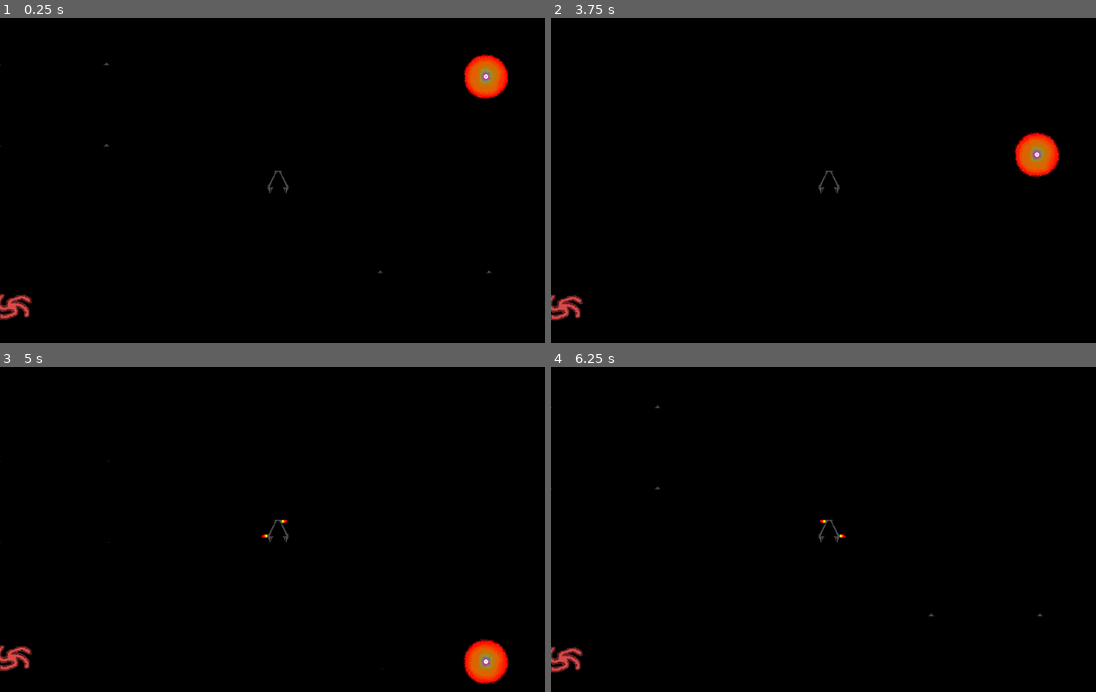
Above: before the commit, frames 1-4 (two rows, left to right).
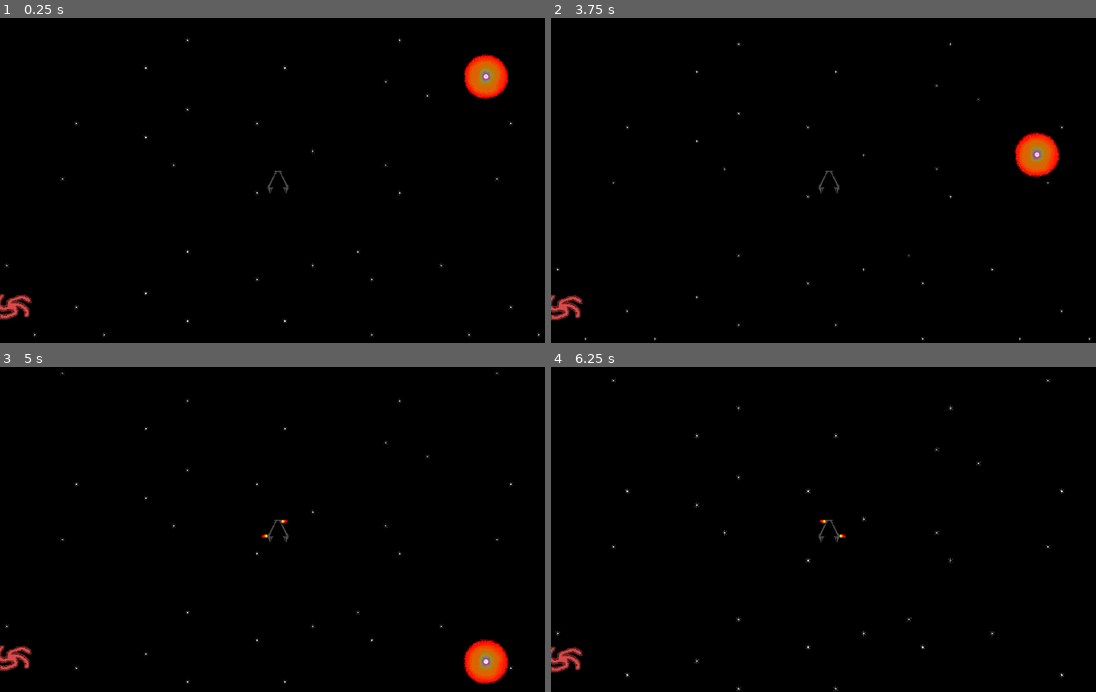
Above: after the commit, the same moments.

Repository: 8Mobius8/NuttySpace
Game: Godot game, scene res://Main.tscn
Same seed, same stepped clock (60 frames per second), same inputs: the game is played once before the commit and once after it.
Inputs:
- Up to frame 1 (0.25 s): no input
- Up to frame 2 (3.75 s): tap Enter at 0.5 s; hold Right (ui_right) 0.53-1.28 s; hold Left (ui_left) 1.28-2.03 s; tap Space at 2 s; hold Right (ui_right) 2.03-2.78 s; hold Up (ui_up) 2.78-3.53 s; hold Left (ui_left) from 3.53 s (still down)
- Up to frame 3 (5 s): keep holding Left (ui_left)
- Up to frame 4 (6.25 s): release Left (ui_left) at 5.78 s; hold Right (ui_right) from 5.78 s (still down)

The runs differ from the first frame. In frame 1, 0.2% of the frame differs, in the area x 0-100%, y 5-99%; in frame 2, 0.1%; in frame 3, 0.1%; in frame 4, 0.2%, in the area x 0-95%, y 3-100%.

Commit message:
Parallax background

Diff:
--- a/SpaceBackground.tscn
+++ b/SpaceBackground.tscn
@@ -11,26 +11,11 @@
 0/texture = ExtResource( 1 )
 0/tex_offset = Vector2( 0, 0 )
 0/modulate = Color( 1, 1, 1, 1 )
-0/region = Rect2( 0, 0, 128, 128 )
-0/tile_mode = 1
-0/autotile/bitmask_mode = 0
-0/autotile/bitmask_flags = [  ]
-0/autotile/icon_coordinate = Vector2( 0, 0 )
-0/autotile/tile_size = Vector2( 32, 32 )
-0/autotile/spacing = 0
-0/autotile/occluder_map = [  ]
-0/autotile/navpoly_map = [  ]
-0/autotile/priority_map = [  ]
-0/autotile/z_index_map = [  ]
+0/region = Rect2( 0, 0, 0, 0 )
+0/tile_mode = 0
 0/occluder_offset = Vector2( 0, 0 )
 0/navigation_offset = Vector2( 0, 0 )
-0/shapes = [ {
-"autotile_coord": Vector2( 0, 0 ),
-"one_way": false,
-"one_way_margin": 1.0,
-"shape": null,
-"shape_transform": Transform2D( 1, 0, 0, 1, 0, 0 )
-} ]
+0/shapes = [  ]
 0/z_index = 0
 
 [node name="SpaceBackground" type="ParallaxBackground"]
@@ -47,15 +32,19 @@
 
 [node name="Twinkles" type="ParallaxLayer" parent="."]
 z_index = -1
-motion_scale = Vector2( 0.2, 0.2 )
+motion_scale = Vector2( 0.05, 0.05 )
 motion_offset = Vector2( 150, 150 )
-motion_mirroring = Vector2( 200, 150 )
+motion_mirroring = Vector2( 800, 800 )
 
 [node name="TileMap" type="TileMap" parent="Twinkles"]
-position = Vector2( 148.326, 153.383 )
+scale = Vector2( 0.1, 0.1 )
 tile_set = SubResource( 2 )
+cell_size = Vector2( 256, 256 )
+cell_custom_transform = Transform2D( 1, 1, 0, 1, 0, 0 )
+collision_layer = 0
+collision_mask = 0
 format = 1
-tile_data = PoolIntArray( 0, 0, 0, 393227, 0, 0 )
+tile_data = PoolIntArray( 0, 0, 0, 19, 0, 0, 65542, 0, 0, 65564, 0, 0, 131073, 0, 0, 131096, 0, 0, 196624, 0, 0, 262155, 0, 0, 327699, 0, 0, 327706, 0, 0, 393217, 0, 0, 393224, 0, 0, 393229, 0, 0, 524324, 0, 0, 589853, 0, 0, 655379, 0, 0, 720896, 0, 0, 720903, 0, 0, 720921, 0, 0, 786447, 0, 0, 917514, 0, 0, 1048579, 0, 0, 1048595, 0, 0, 1179664, 0, 0, 1179674, 0, 0, 1245186, 0, 0, 1310725, 0, 0, 1376275, 0, 0, 1441803, 0, 0, 1441816, 0, 0, 1507344, 0, 0, 1572892, 0, 0, 1638402, 0, 0, 1638418, 0, 0, 1703946, 0, 0, 1769475, 0, 0, 1769496, 0, 0 )
 
 [node name="Galaxies" type="ParallaxLayer" parent="."]
 position = Vector2( 402.781, 406.46 )
